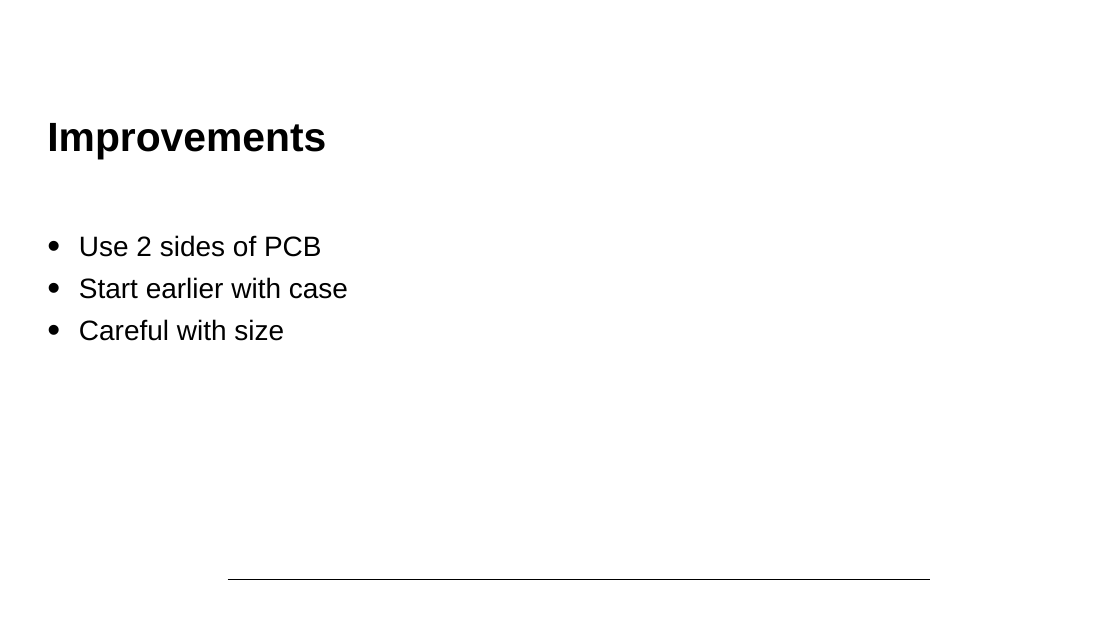
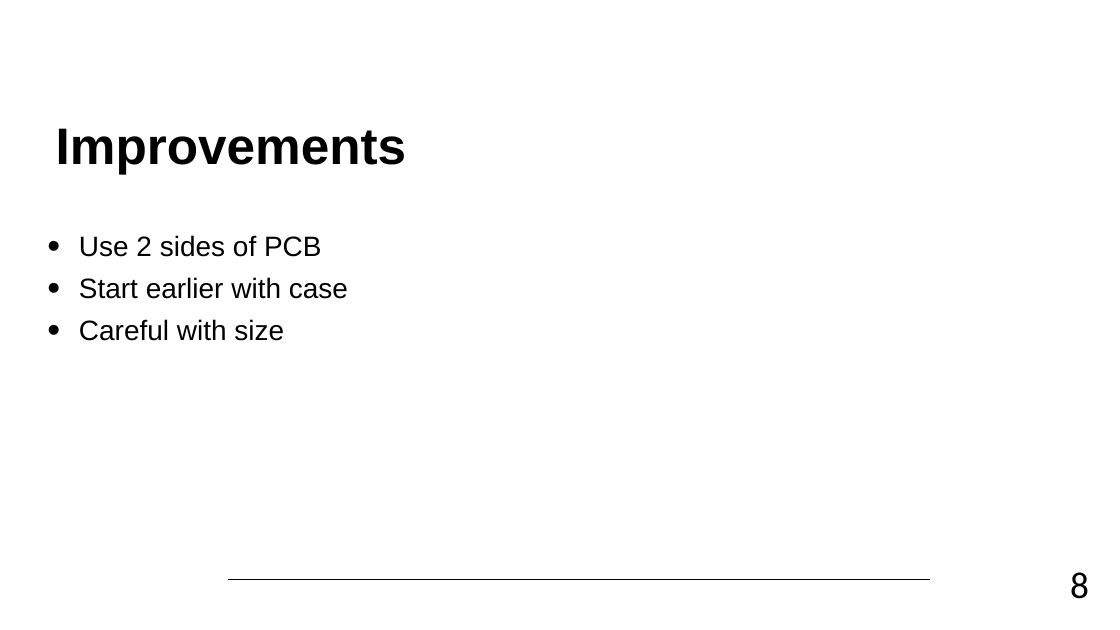
Before and after one commit to JelleClaes2/Soldering_Station, a slide deck: slide 8 of Presentation_Jelle_Claes.pptx. Drawn at 1120x630 pixels with LibreOffice and Linux fonts; fonts in the diff are those of the drawing; background and template pictures are left out. Boxes give left, top, right and bottom in pixels: in the first picture for what was removed or moved away, otherwise in the second. Text is boxed around its words. In the diff, an @@ line names an element or a change of style, - is before the commit and + after.

```diff
--- a/Presentation_Jelle_Claes.pptx
+++ b/Presentation_Jelle_Claes.pptx
@@ title "Improvements" at box(56, 128, 407, 175): size 35 to 44 pt @@
@@ text added at box(1070, 572, 1089, 599), 32 pt, text #000000 @@
+8
```
Also in this commit, not shown: 6 other slides changed, 1 slide added, 1 slide removed, 2 other files.
